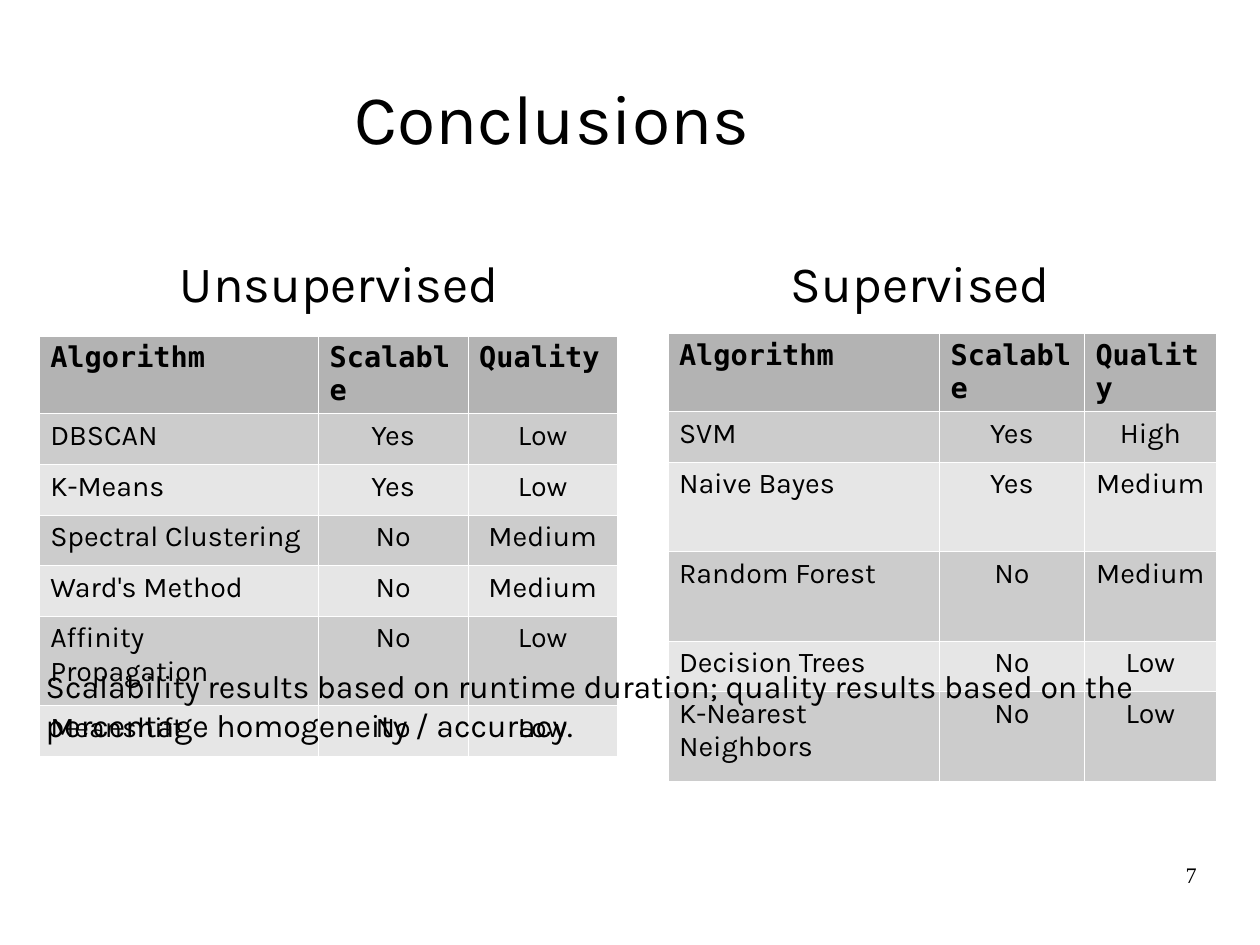
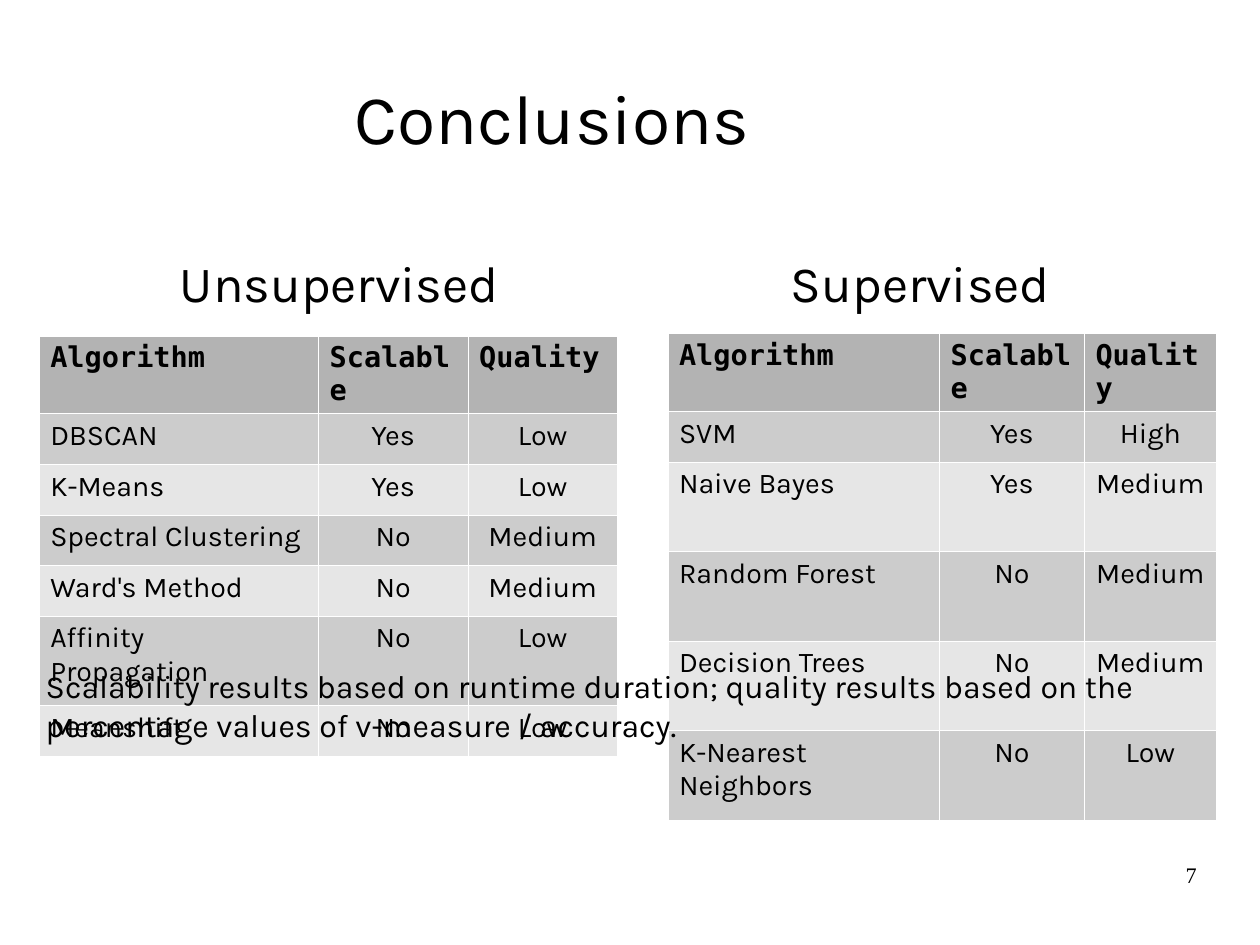
Before and after one commit to jrouly/stackmining, a slide deck: slide 7 of presentation/rouly_wells_presentation.odp. Drawn at 1260x945 pixels with LibreOffice and Linux fonts; fonts in the diff are those of the drawing; background and template pictures are left out. Boxes give left, top, right and bottom in pixels: in the first picture for what was removed or moved away, otherwise in the second. Text is boxed around its words. In the diff, an @@ line names an element or a change of style, - is before the commit and + after.

```diff
--- a/presentation/rouly_wells_presentation.odp
+++ b/presentation/rouly_wells_presentation.odp
@@ table at box(668, 334, 1218, 806) @@
-row 5, column 3: Low
+row 5, column 3: Medium
@@ text at box(46, 670, 1133, 745): text changed @@
-Scalability results based on runtime duration; quality results based on the percentage homogeneity / accuracy.
+Scalability results based on runtime duration; quality results based on the percentage values of v-measure / accuracy.
```
Also in this commit, not shown: 2 other slides changed, 2 other files.
